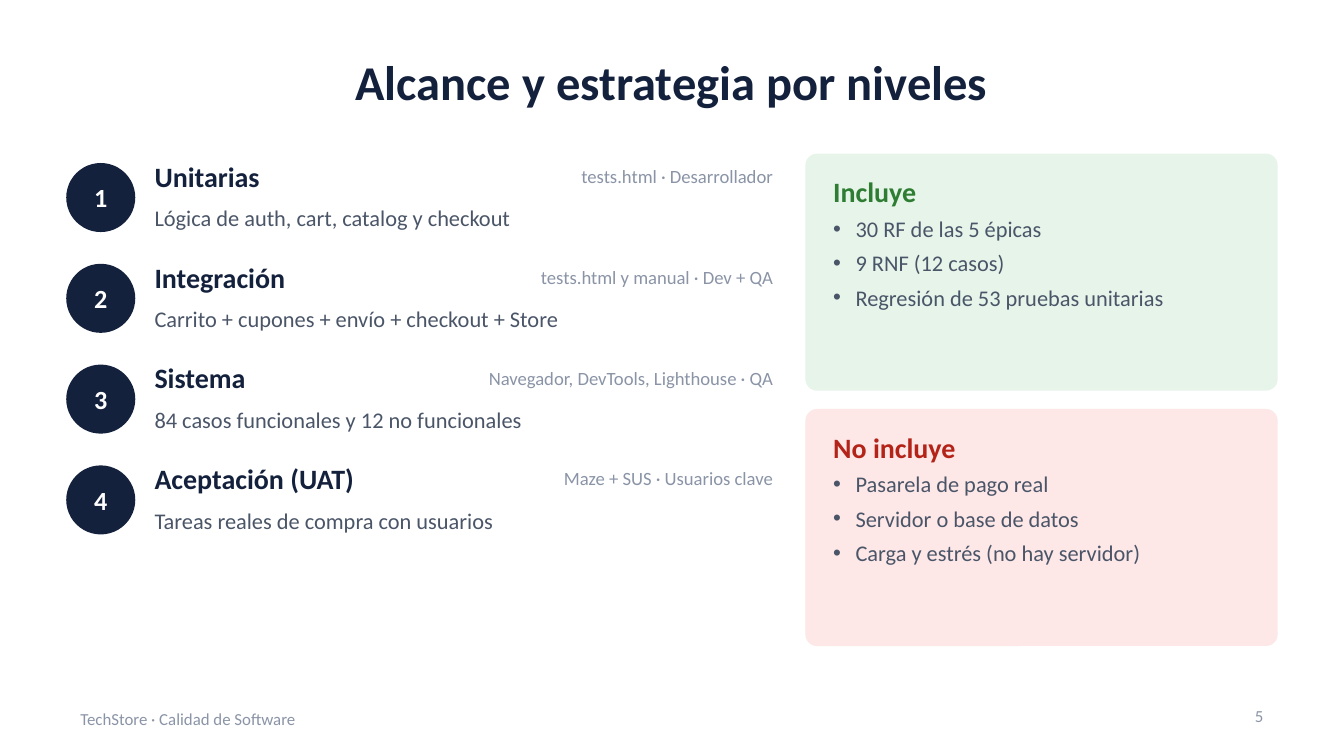
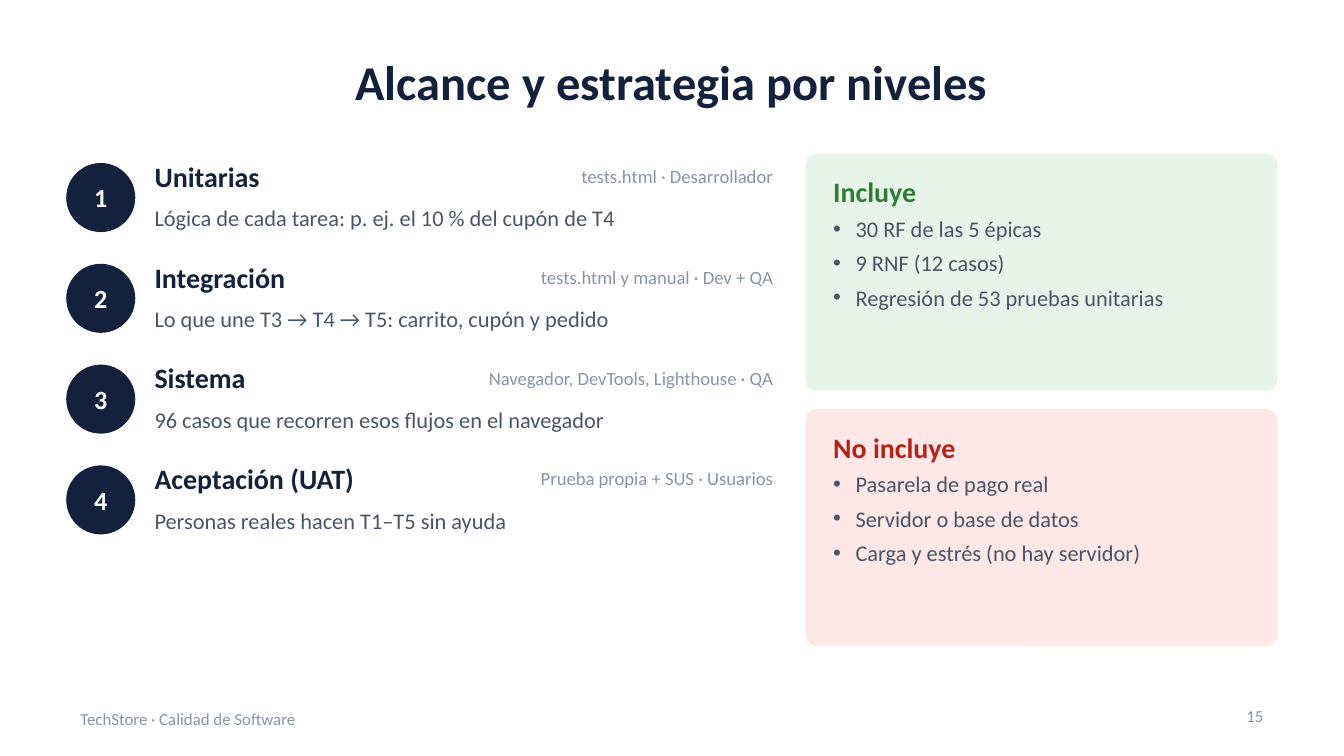
Before and after one commit to diegoaaron/calidadProyecto, a slide deck: slide 15 of docs/Presentacion_Pruebas_Calidad_Conformidad.pptx (slide 5 before the commit). Drawn at 1344x756 pixels with LibreOffice and Linux fonts; fonts in the diff are those of the drawing. Boxes give left, top, right and bottom in pixels: in the first picture for what was removed or moved away, otherwise in the second. Text is boxed around its words. In the diff, an @@ line names an element or a change of style, - is before the commit and + after.

Commit message:
Herramienta propia de usabilidad en lugar de Maze en los documentos
- Esquema, Plan de Pruebas, Plan de Calidad, Informe de HU y presentación
  del esquema: las menciones a Maze pasan a la herramienta propia
  (usabilidad.html).
- Nuevo documento de análisis de requerimientos, HU y resumen de planes.
- Presentación ampliada a 35 diapositivas.
- referencias/ excluida de git.

```diff
--- a/docs/Presentacion_Pruebas_Calidad_Conformidad.pptx
+++ b/docs/Presentacion_Pruebas_Calidad_Conformidad.pptx
@@ text at (x1=155, y1=210, x2=614, y2=230): text changed @@
-Lógica de auth, cart, catalog y checkout
+Lógica de cada tarea: p. ej. el 10 % del cupón de T4
@@ text at (x1=155, y1=311, x2=608, y2=331): text changed @@
-Carrito + cupones + envío + checkout + Store
+Lo que une T3 → T4 → T5: carrito, cupón y pedido
@@ text at (x1=155, y1=412, x2=603, y2=432): text changed @@
-84 casos funcionales y 12 no funcionales
+96 casos que recorren esos flujos en el navegador
@@ text at (x1=541, y1=472, x2=773, y2=488): text changed @@
-Maze + SUS · Usuarios clave
+Prueba propia + SUS · Usuarios
@@ text at (x1=155, y1=513, x2=506, y2=533): text changed @@
-Tareas reales de compra con usuarios
+Personas reales hacen T1–T5 sin ayuda
@@ page number at (x1=1246, y1=711, x2=1263, y2=722): text changed @@
-5
+15
```
Also in this commit, not shown: 17 other slides changed, 15 slides added, 8 other files.
